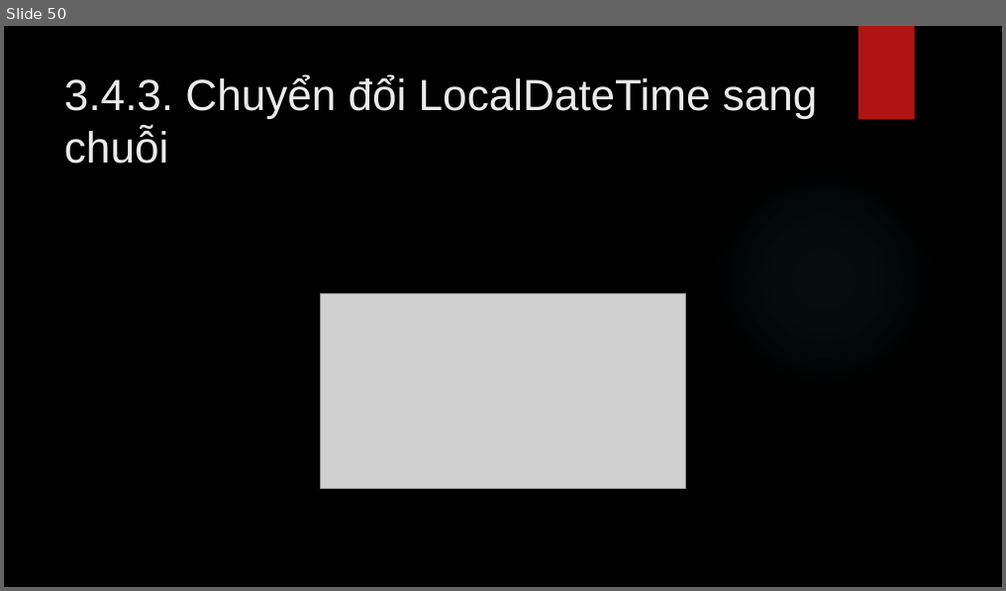
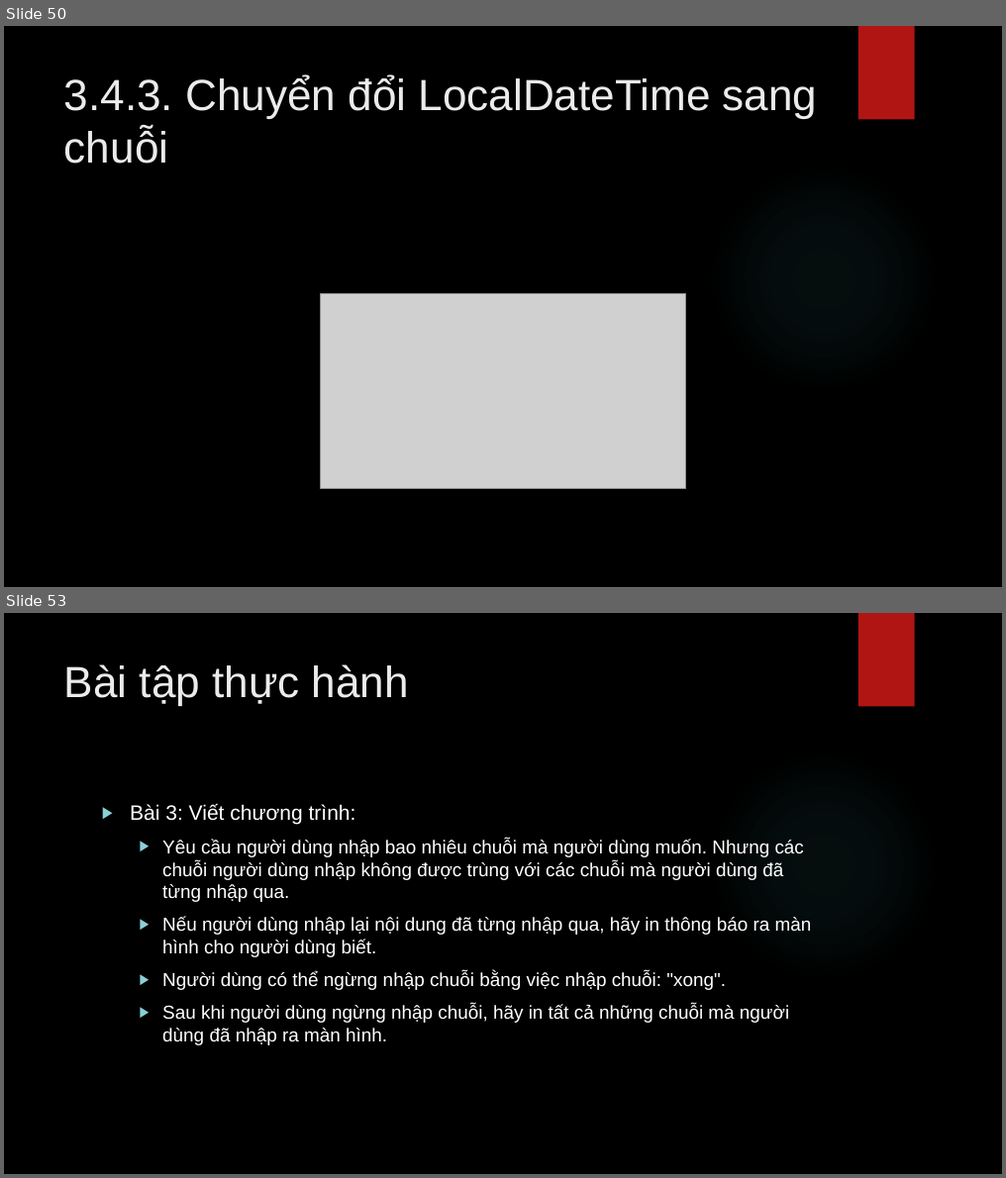
Before and after one commit to lequochai26/GDUTraining_Basic_Java_Web_Development, a slide deck: Slides/Day_4_2.pptx. Shown one above the other, each under a label of ours: slide 50 before the commit, slides 50 and 53 after it; the slides between them are not shown. The pictures are 1006x591 and 1006x1178 pixels, drawn with LibreOffice and Linux fonts; fonts in the diff are those of the drawing; grey boxes stand for pictures; background and template pictures are left out. Boxes give left, top, right and bottom in pixels: in the first picture for what was removed or moved away, otherwise in the second. Text is boxed around its words. In the diff, an @@ line names an element or a change of style, - is before the commit and + after.

```diff
--- a/Slides/Day_4_2.pptx
+++ b/Slides/Day_4_2.pptx
@@ slide 53 added at <box>4,613,1002,1174</box>, background picture (left out); not listed: 2 template elements that a slide beside it also shows @@
@@ title added at <box>64,664,409,705</box>, 42 pt, text #EBEBEB @@
+Bài tập thực hành
@@ text added at <box>130,804,812,1046</box>, 18 pt, text #FFFFFF @@
+▶ Bài 3: Viết chương trình:
+  ▶ Yêu cầu người dùng nhập bao nhiêu chuỗi mà người dùng muốn. Nhưng các chuỗi người dùng nhập không được trùng với các chuỗi mà người dùng đã từng nhập qua.
+  ▶ Nếu người dùng nhập lại nội dung đã từng nhập qua, hãy in thông báo ra màn hình cho người dùng biết.
+  ▶ Người dùng có thể ngừng nhập chuỗi bằng việc nhập chuỗi: "xong".
+  ▶ Sau khi người dùng ngừng nhập chuỗi, hãy in tất cả những chuỗi mà người dùng đã nhập ra màn hình.
```
Also in this commit, not shown: 11 other slides added.
